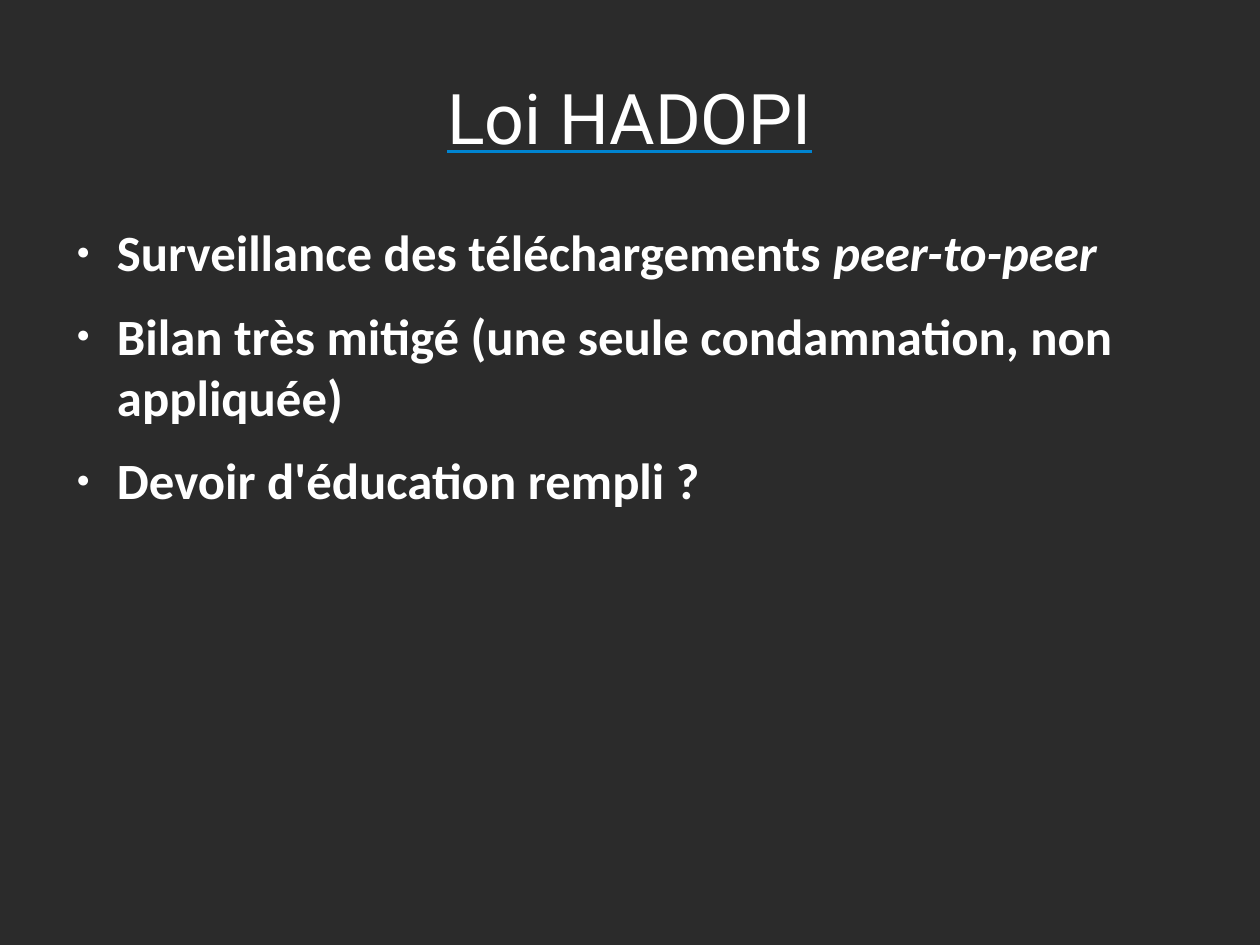
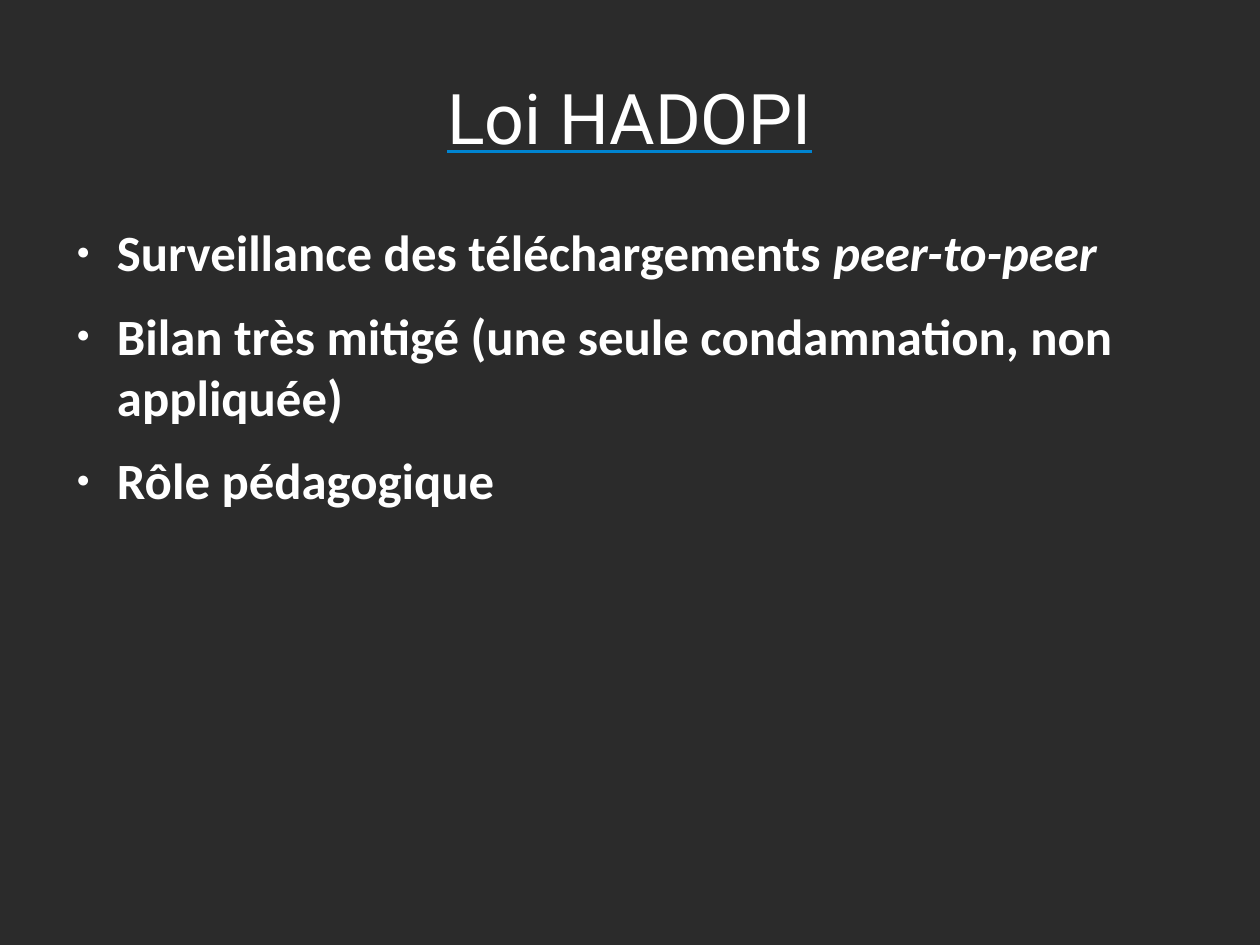
Before and after one commit to Parashp/pph-droit-auteur, a slide deck: slide 21 of soutenance.odp (slide 14 before the commit). Drawn at 1260x945 pixels with LibreOffice and Linux fonts; fonts in the diff are those of the drawing; background and template pictures are left out; a plain dark background stands for a picture behind light text. Boxes give left, top, right and bottom in pixels: in the first picture for what was removed or moved away, otherwise in the second. Text is boxed around its words. In the diff, an @@ line names an element or a change of style, - is before the commit and + after.

```diff
--- a/soutenance.odp
+++ b/soutenance.odp
@@ text at <box>117,463,495,508</box>: text changed @@
-● Devoir d'éducation rempli ?
+● Rôle pédagogique
```
Also in this commit, not shown: 14 other slides changed, 9 slides added.
